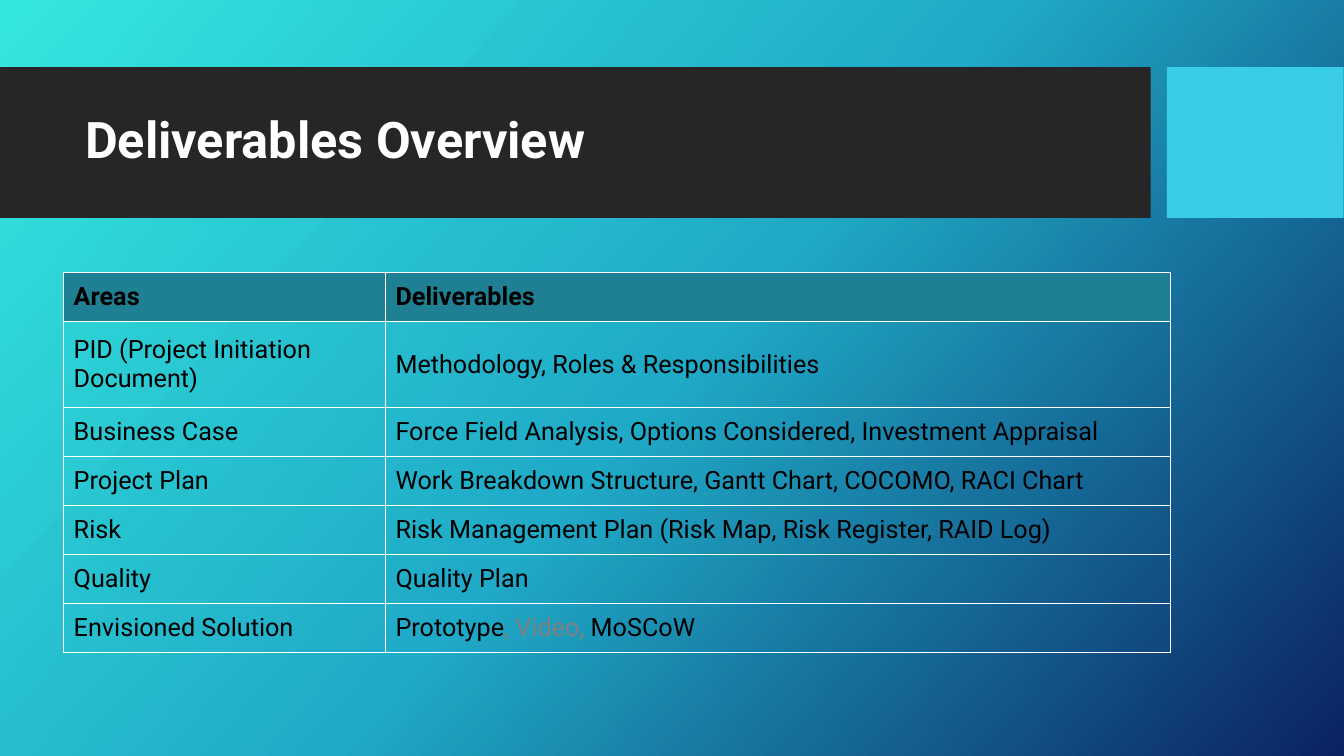
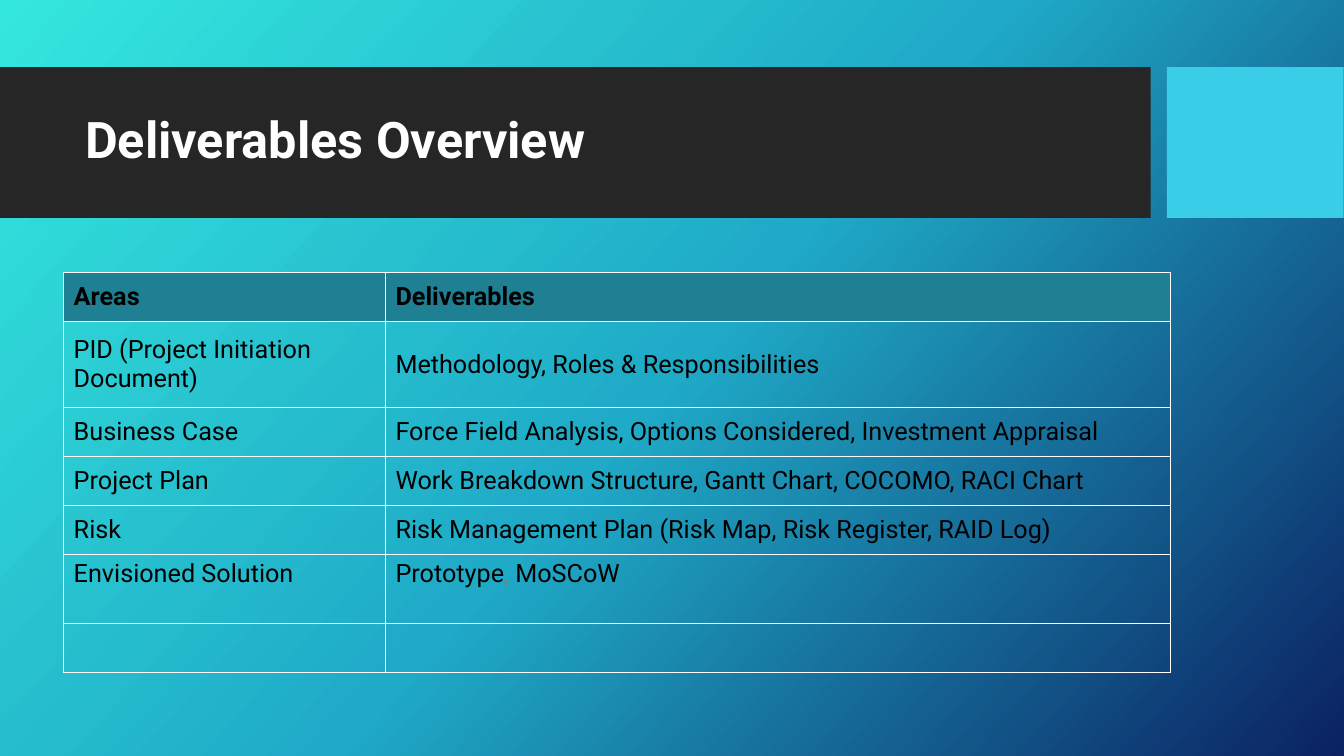
Before and after one commit to c3026923/south-yorkshire-bus-journey-planner, a slide deck: slide 2 of SY Bus Journey Planner Presentation.pptx. Drawn at 1344x756 pixels with LibreOffice and Linux fonts; fonts in the diff are those of the drawing; background and template pictures are left out. Boxes give left, top, right and bottom in pixels: in the first picture for what was removed or moved away, otherwise in the second. Text is boxed around its words. In the diff, an @@ line names an element or a change of style, - is before the commit and + after.

Commit message:
updated the presentation

```diff
--- a/SY Bus Journey Planner Presentation.pptx
+++ b/SY Bus Journey Planner Presentation.pptx
@@ table at (x1=64, y1=273, x2=1171, y2=675) @@
-row 6, column 1: Quality
+row 6, column 1: Envisioned Solution
-row 6, column 2: Quality Plan
+row 6, column 2: Prototype, MoSCoW
-row 7, column 1: Envisioned Solution
+row 7, column 1: 
-row 7, column 2: Prototype, Video, MoSCoW
+row 7, column 2: 
```
Also in this commit, not shown: 1 other slide changed, 7 slides added, 3 slides removed.
